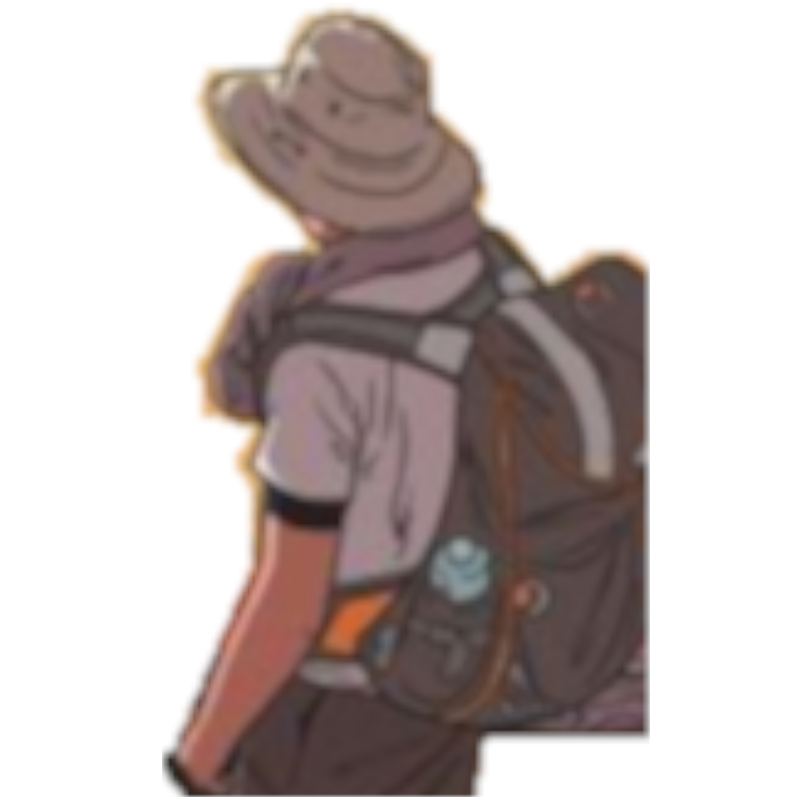
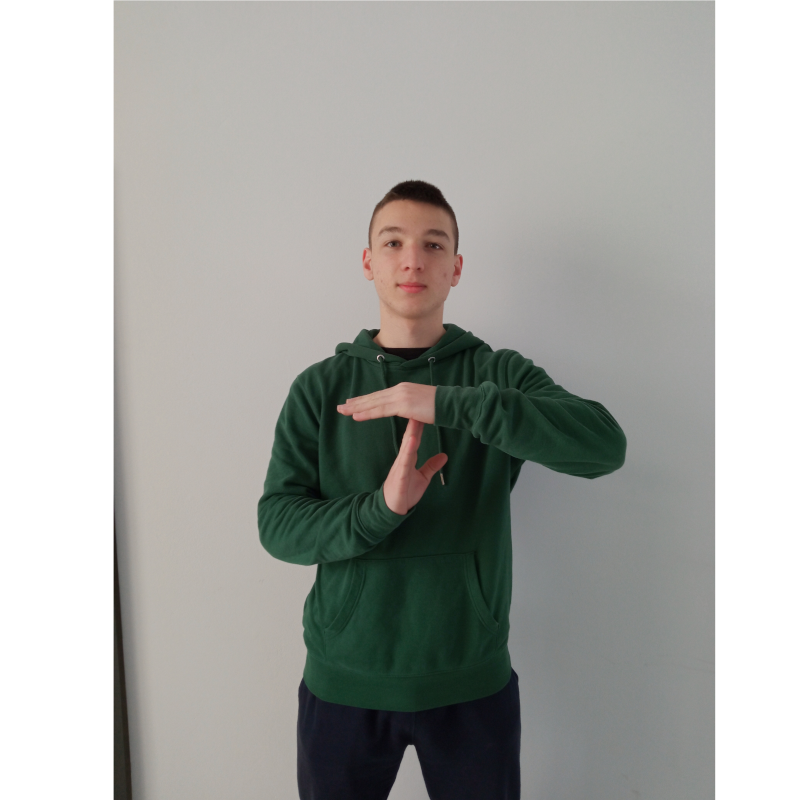
Before/after of a 800x800 layered artwork. What changed in the layer stack:
renamed "talaiotics.xcf" to "IMG_20230324_082438.jpg", painted on it over [113, 0, 716, 800]
removed layer "Fondo #1" over [350, 319, 449, 481]
